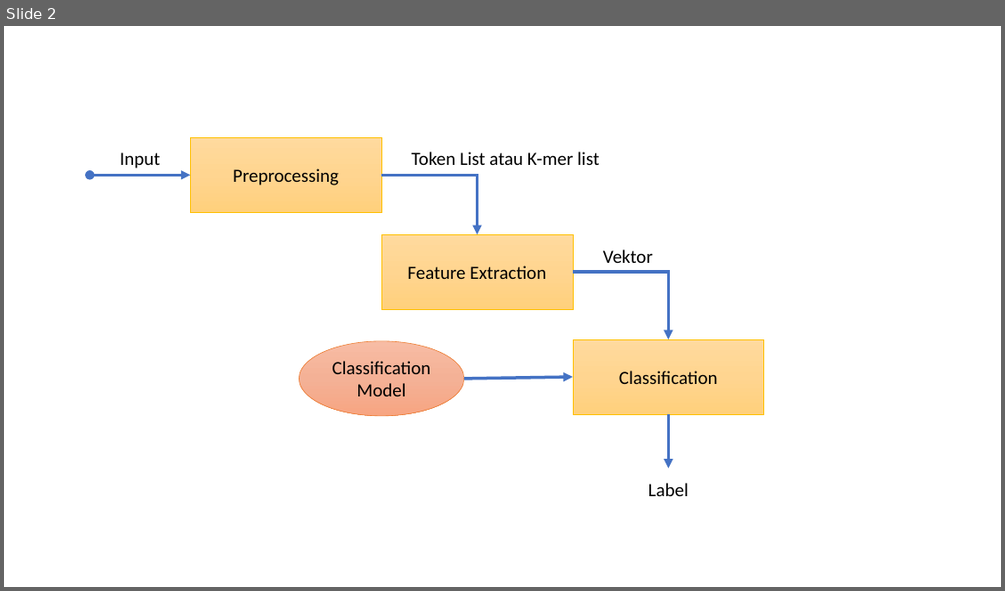
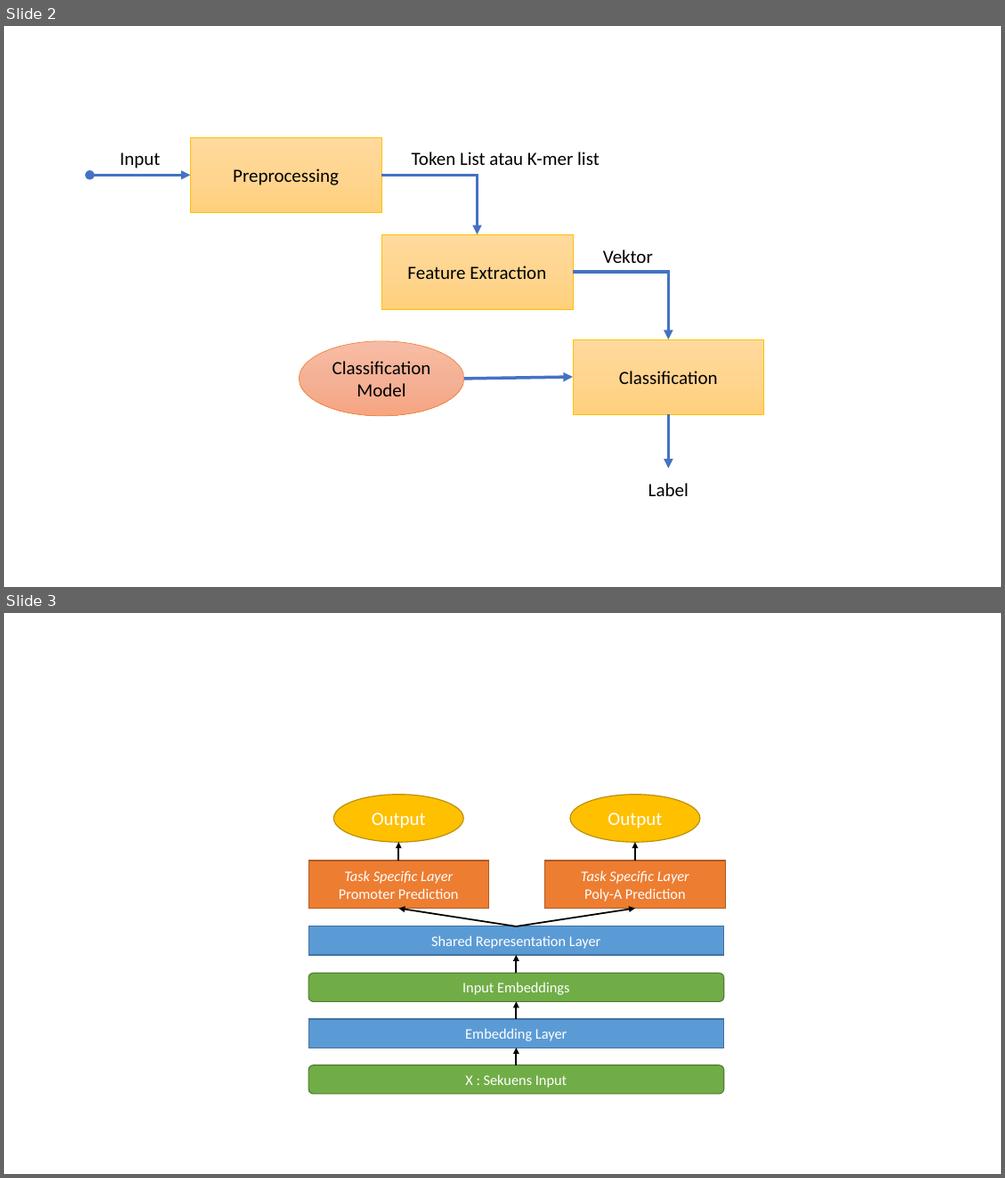
Before and after one commit to anwari32/IF5099-Metode-Penelitian, a slide deck: arsitektur umum.pptx. Shown one above the other, each under a label of ours: slide 2 before the commit, slides 2 and 3 after it. The pictures are 1005x591 and 1005x1178 pixels, drawn with LibreOffice and Linux fonts; fonts in the diff are those of the drawing. Boxes give left, top, right and bottom in pixels: in the first picture for what was removed or moved away, otherwise in the second. Text is boxed around its words. In the diff, an @@ line names an element or a change of style, - is before the commit and + after.

```diff
--- a/arsitektur umum.pptx
+++ b/arsitektur umum.pptx
@@ slide 3 added at [4, 613, 1001, 1174], background #FFFFFF @@
@@ ellipse added at [334, 794, 464, 842], fill #FFC000, outline #BD8E00 1 pt, 18 pt, text #FFFFFF @@
+Output
@@ ellipse added at [570, 794, 700, 842], fill #FFC000, outline #BD8E00 1 pt, 18 pt, text #FFFFFF @@
+Output
@@ arrow added from (399, 860) to (399, 842), #000000 1.5 pt @@
@@ arrow added from (635, 860) to (635, 842), #000000 1.5 pt @@
@@ rectangle added at [308, 860, 488, 908], fill #ED7D31, outline #AF5C24 1 pt, 14 pt, text #FFFFFF @@
+Task Specific Layer
+Promoter Prediction
@@ rectangle added at [544, 860, 725, 908], fill #ED7D31, outline #AF5C24 1 pt, 14 pt, text #FFFFFF, italic @@
+Task Specific Layer
+Poly-A Prediction
@@ rectangle added at [308, 926, 723, 955], fill #5B9BD5, outline #43739E 1 pt, 14 pt, text #FFFFFF @@
+Shared Representation Layer
@@ arrow added from (517, 926) to (399, 908), #000000 1.5 pt @@
@@ arrow added from (517, 926) to (635, 908), #000000 1.5 pt @@
@@ arrow added from (517, 973) to (517, 955), #000000 1.5 pt @@
@@ rounded rectangle added at [308, 973, 723, 1001], fill #70AD47, outline #538035 1 pt, 14 pt, text #FFFFFF @@
+Input Embeddings
@@ arrow added from (517, 1019) to (517, 1002), #000000 1.5 pt @@
@@ rectangle added at [308, 1019, 723, 1047], fill #5B9BD5, outline #43739E 1 pt, 14 pt, text #FFFFFF @@
+Embedding Layer
@@ rounded rectangle added at [308, 1065, 723, 1094], fill #70AD47, outline #538035 1 pt, 14 pt, text #FFFFFF @@
+X : Sekuens Input
@@ arrow added from (517, 1065) to (517, 1047), #000000 1.5 pt @@
```
Also in this commit, not shown: 4 other slides added, 12 other files.
